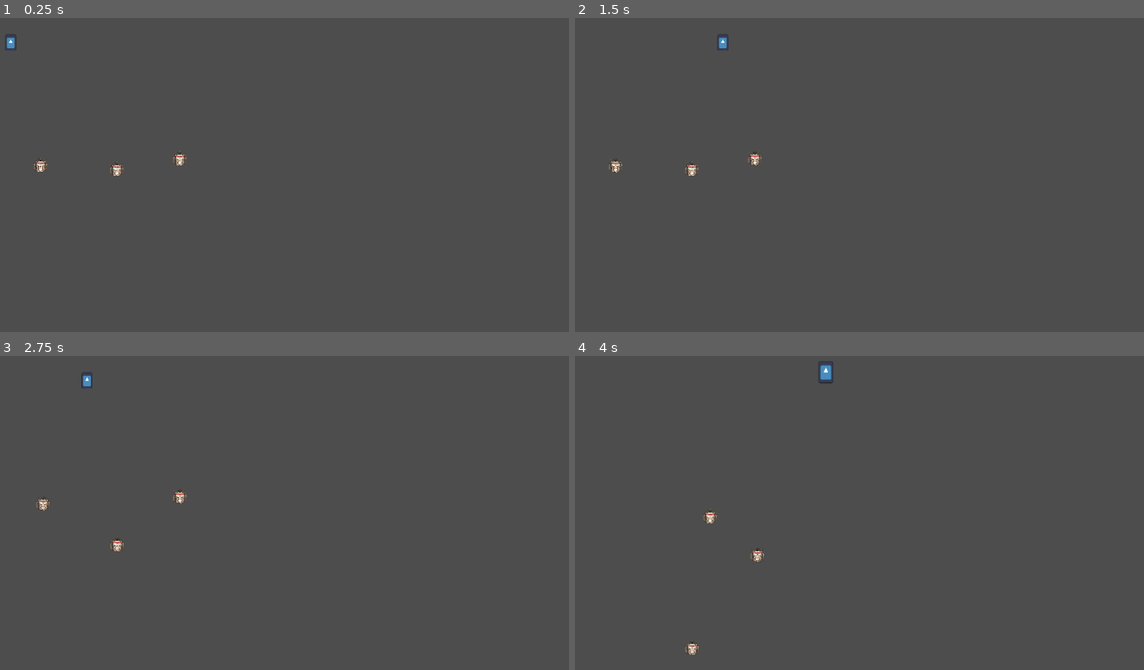
Above: before the commit, frames 1-4 (two rows, left to right).
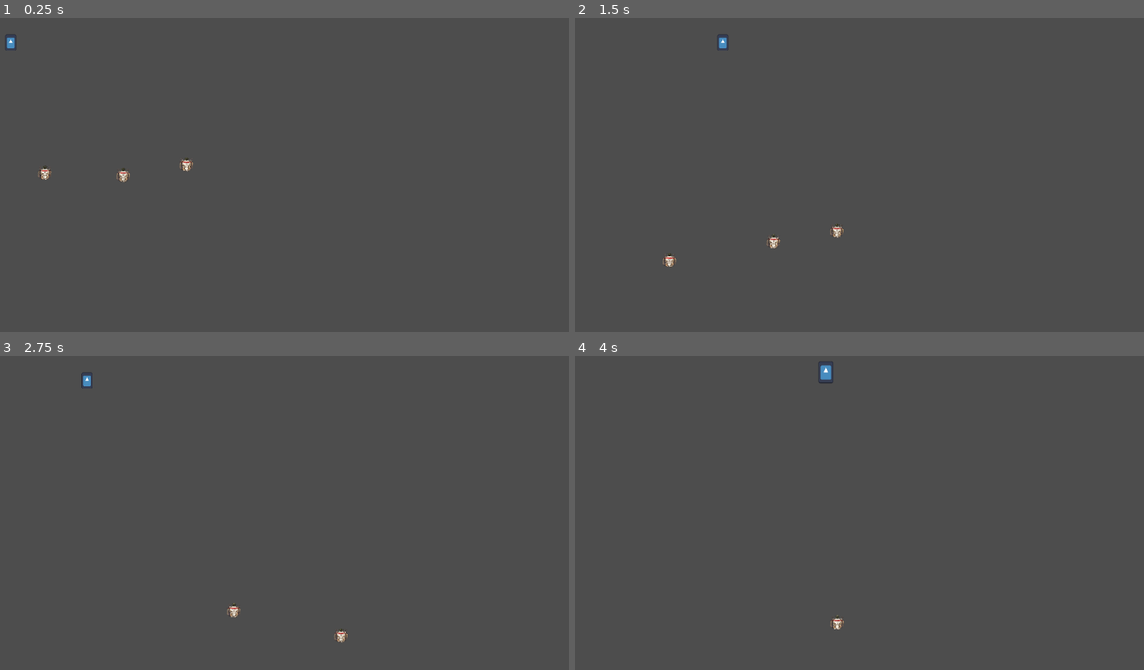
Above: after the commit, the same moments.

Repository: HarunG-yg1/splatgame
Game: Godot game, scene res://main.tscn
Same seed, same stepped clock (60 frames per second), same inputs: the game is played once before the commit and once after it. This scene is started directly instead of the project's main scene. The engine's default icon, where the game draws it, is replaced by a stand-in: a white triangle on a blue panel in a dark square.
Inputs (mouse positions are in pixels of both pictures, inside the frame that each line leads up to):
- Up to frame 1 (0.25 s): no input
- Up to frame 2 (1.5 s): tap Enter (ui_accept) at 0.5 s; move the mouse to (967, 134) at 0.52 s; hold D (right) from 0.53 s (still down); click (967, 134) at 0.6 s; tap Space (jump) at 0.77 s; move the mouse to (700, 171) at 1.27 s; tap C (crouch) at 1.35 s
- Up to frame 3 (2.75 s): tap Space (jump) at 1.52 s; move the mouse to (312, 412) at 2.02 s; release D (right) at 2.03 s; hold A (left) from 2.03 s (still down); hold Q (dash) from 2.03 s (still down)
- Up to frame 4 (4 s): move the mouse to (791, 563) at 2.77 s; release A (left) at 2.78 s; release Q (dash) at 2.78 s; hold D (right) from 2.78 s (still down); click (791, 563) at 2.85 s; tap Space (jump) at 3.02, 3.77 s; move the mouse to (1018, 544) at 3.52 s; hold C (crouch) from 3.53 s (still down)

The runs differ from the first frame. In frame 1, 0.3% of the frame differs, in the area x 5-34%, y 42-53%; in frame 2, 0.4%, in the area x 5-48%, y 42-80%; in frame 3, 0.3%; in frame 4, 0.3%.

Commit message:
MAYBR BETTER VERSION IDK I SHOULD WORK ON THE NEXT SHIT

Diff:
--- a/enemy_base.gd
+++ b/enemy_base.gd
@@ -80,17 +80,21 @@
 	for body in bodyIsee:
 		avgVel += body.velocity
 		avgPosition += body.position
-		steer_Away -= (body.global_position - global_position) *400/(body.global_position - global_position).length()
+		steer_Away -= (body.global_position - global_position) *200/(body.global_position - global_position).length()
 	if numOfbodies != 0:
-		secondary_vel  = Vector2.ZERO
+
 		avgVel /=  numOfbodies
-		secondary_vel += (avgVel - secondary_vel)/3
+		if  !is_nan(avgVel.x):
+			secondary_vel += (avgVel - secondary_vel)/2
 
 		avgPosition /= numOfbodies
-		secondary_vel += (avgPosition- secondary_vel)
+		if  !is_nan(avgPosition.x):
+			secondary_vel += (avgPosition- secondary_vel)
 
 		steer_Away/=numOfbodies
-		secondary_vel += (steer_Away)
+		if  !is_nan(steer_Away.x):
+			secondary_vel += (steer_Away)
+
 		print("poofart")
 		print(secondary_vel,avgVel,avgPosition,steer_Away)
 
@@ -108,5 +112,5 @@
 func _on_enemy_fov_body_exited(body: CharacterBody2D) -> void:
 	if player == body and !chase:
 		player = null
-	bodyIsee.erase(body)
-	secondary_vel  = Vector2.ZERO
+	if (body.global_position - global_position).length() > 80:
+		bodyIsee.erase(body)
--- a/enemy_chase.gd
+++ b/enemy_chase.gd
@@ -22,10 +22,14 @@
 
 #what happens during process in state
 func Process(_delta:float)->Enemy_State:
-	enemy.velocity =  lerp(enemy.velocity,((enemy.secondary_vel.normalized()*Vector2(abs(enemy.direction.y),abs(enemy.direction.x)) + enemy.direction).normalized() * enemy.SPEED*(enemy.global_position - enemy.player.global_position).length()*0.016) , 0.1)
+	if enemy.player!= null and ((enemy.global_position - enemy.player.global_position).normalized() - (enemy.direction)).length() < 0.7  and (enemy.global_position - enemy.player.global_position).length() > 30:
+		enemy.velocity =  lerp(enemy.velocity,((enemy.secondary_vel.normalized() + enemy.direction/1.2).normalized()) * enemy.SPEED *1.5 , 0.1)
+	elif enemy.player!= null and (enemy.global_position - enemy.player.global_position).length() > 30:
+		enemy.velocity =  lerp(enemy.velocity,((enemy.secondary_vel.normalized() + enemy.direction*1.05).normalized()) * enemy.SPEED *1.5 , 0.1)
+	if enemy.player!= null and (enemy.global_position - enemy.player.global_position).length() > 80:
 
-	if enemy.player!= null and (enemy.global_position - enemy.player.global_position).length() > 80:
 		enemy.direction = enemy.chase_dir
+
 
 
 
--- a/enemy_roam.gd
+++ b/enemy_roam.gd
@@ -30,7 +30,7 @@
 		prev_pos = enemy.global_position
 		pos_recorder = 0.1
 
-	enemy.velocity =  lerp(enemy.velocity,((enemy.secondary_vel.normalized()*Vector2(abs(enemy.direction.y),abs(enemy.direction.x)) + enemy.direction).normalized() * enemy.SPEED) , 0.1)
+	enemy.velocity =  lerp(enemy.velocity,((enemy.secondary_vel.normalized() + enemy.direction/1.1).normalized()) * enemy.SPEED  , 0.1)
 	if enemy.chase:
 		return chasing
 	if timer.get_time_left() <= 0.01 or (prev_pos == enemy.global_position and pos_recorder<0.01):
--- a/main.tscn
+++ b/main.tscn
@@ -2,7 +2,6 @@
 
 [ext_resource type="PackedScene" uid="uid://dvtbswqn1p22u" path="res://player1.tscn" id="1_ig7tw"]
 [ext_resource type="PackedScene" uid="uid://hl57fcb3w2jt" path="res://enemy_base.tscn" id="2_0xm2m"]
-[ext_resource type="PackedScene" uid="uid://dcplmtby6psqj" path="res://enemy.tscn" id="3_h2yge"]
 
 [node name="Node2D" type="Node2D" unique_id=1267132106]
 
--- a/project.godot
+++ b/project.godot
@@ -62,3 +62,8 @@
 "events": [Object(InputEventMouseButton,"resource_local_to_scene":false,"resource_name":"","device":-1,"window_id":0,"a …(258 unchanged characters)…
 ]
 }
+
+[layer_names]
+
+2d_physics/layer_1="enemies"
+2d_physics/layer_4="walls"
